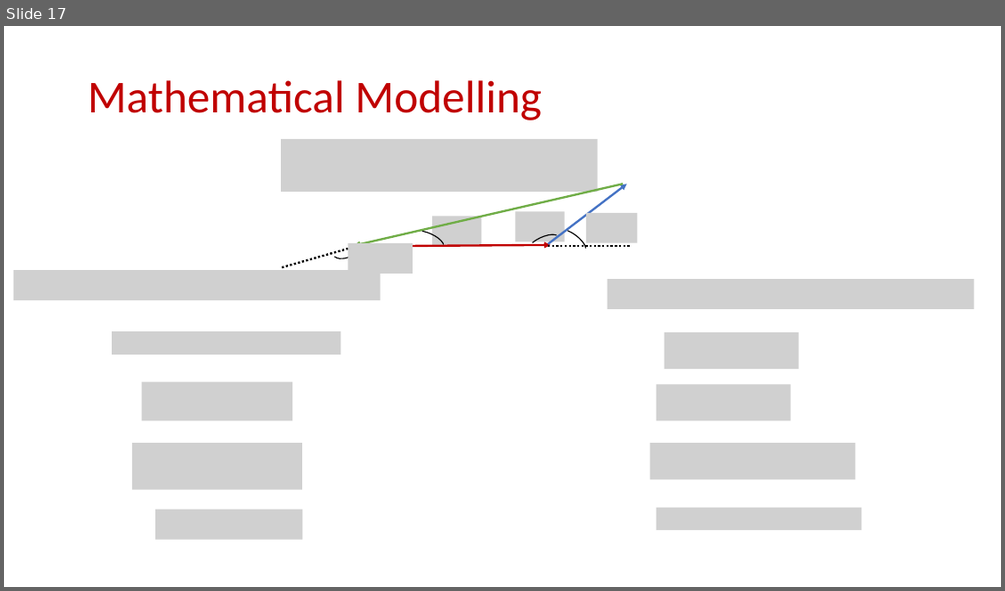
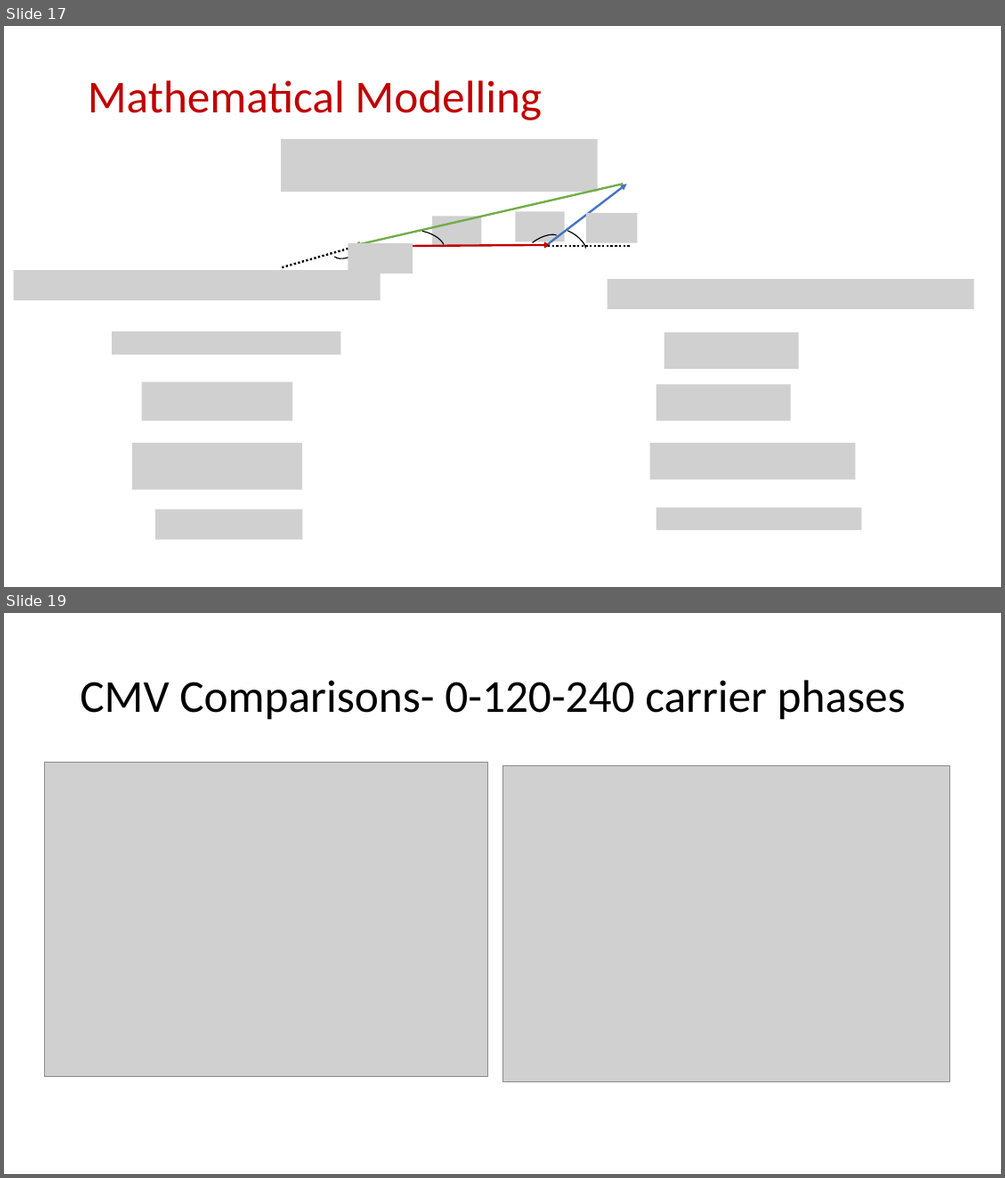
Before and after one commit to EnesAyaz/KTH, a slide deck: Switching Function - Reduced CMV PWM/OnlineCPSCalculation.pptx. Shown one above the other, each under a label of ours: slide 17 before the commit, slides 17 and 19 after it; the slides between them are not shown. The pictures are 1005x591 and 1005x1178 pixels, drawn with LibreOffice and Linux fonts; fonts in the diff are those of the drawing; grey boxes stand for pictures. Boxes give left, top, right and bottom in pixels: in the first picture for what was removed or moved away, otherwise in the second. Text is boxed around its words. In the diff, an @@ line names an element or a change of style, - is before the commit and + after.

```diff
--- a/Switching Function - Reduced CMV PWM/OnlineCPSCalculation.pptx
+++ b/Switching Function - Reduced CMV PWM/OnlineCPSCalculation.pptx
@@ slide 19 added at box(4, 613, 1001, 1174), background #FFFFFF @@
@@ title added at box(80, 680, 906, 720), 44 pt, text #000000 @@
+CMV Comparisons- 0-120-240 carrier phases
@@ picture added at box(44, 763, 488, 1077) @@
@@ picture added at box(502, 765, 950, 1082) @@
```
Also in this commit, not shown: 1 slide changed, 1 other slide added, 2 other files.
